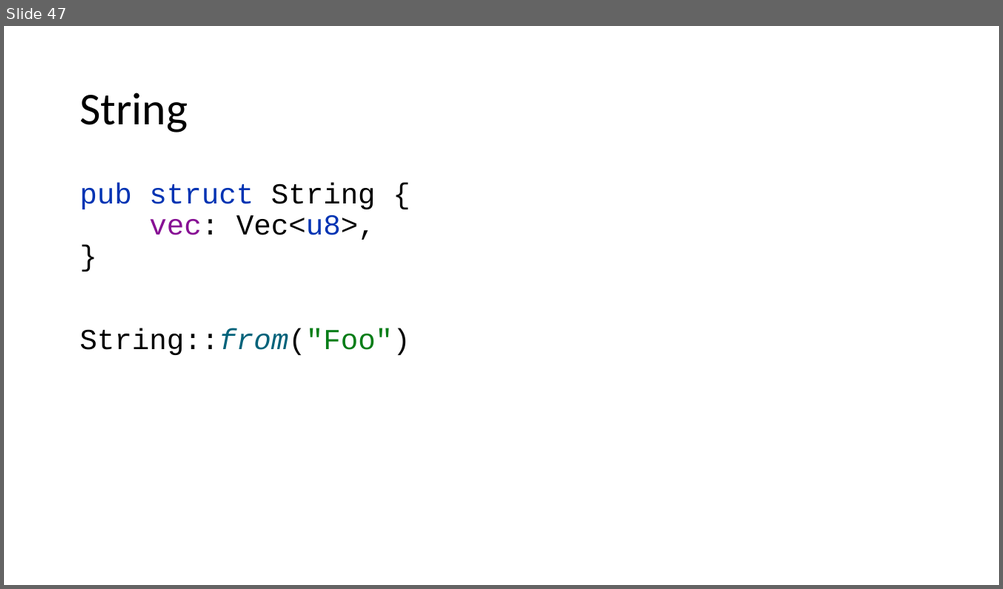
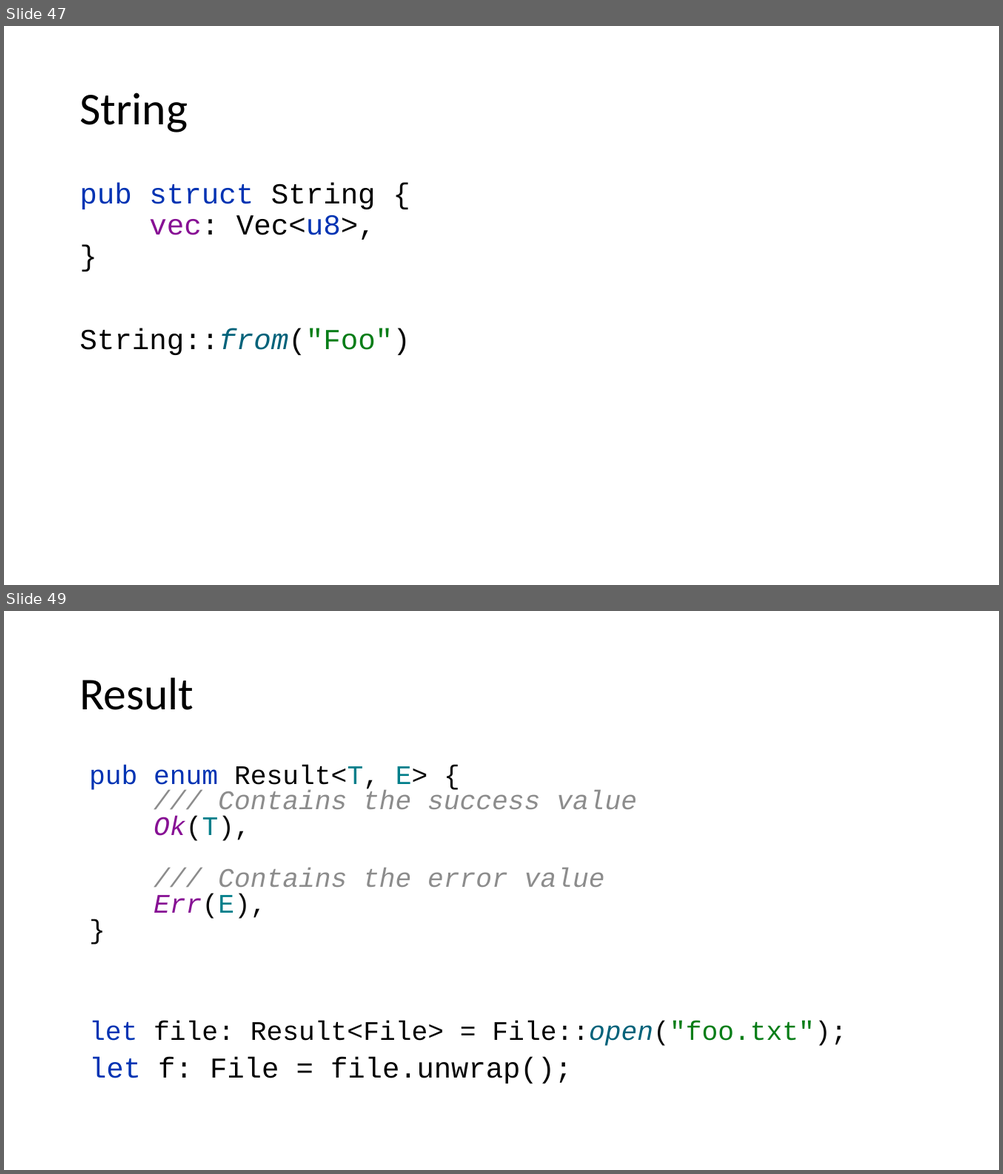
Before and after one commit to kugushev/course-rust-basics, a slide deck: pres/01-Intro.pptx. Shown one above the other, each under a label of ours: slide 47 before the commit, slides 47 and 49 after it; the slides between them are not shown. The pictures are 1003x589 and 1003x1174 pixels, drawn with LibreOffice and Linux fonts; fonts in the diff are those of the drawing. Boxes give left, top, right and bottom in pixels: in the first picture for what was removed or moved away, otherwise in the second. Text is boxed around its words. In the diff, an @@ line names an element or a change of style, - is before the commit and + after.

```diff
--- a/pres/01-Intro.pptx
+++ b/pres/01-Intro.pptx
@@ slide 49 added at (4, 611, 999, 1170), background #FFFFFF @@
@@ title added at (79, 678, 193, 710), 44 pt, text #000000 @@
+Result
@@ text added at (89, 765, 846, 1084), 25.9 pt, text #8C8C8C @@
+pub enum Result<T, E> {
+/// Contains the success value
+Ok(T),
+/// Contains the error value
+Err(E),
+}
+let file: Result<File> = File::open("foo.txt");
+let f: File = file.unwrap();
```
Also in this commit, not shown: 2 slides changed, 2 other slides added, 2 other files.
